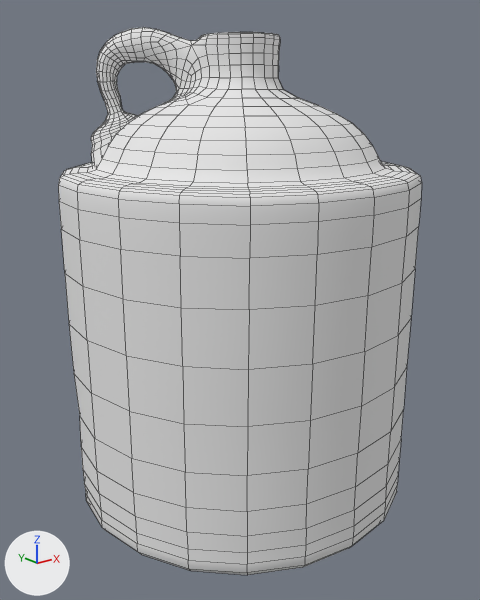
The OBJ model Assets/Misc/Whiskey Jug/whiskey_jug_optimized.obj, before and after one commit.
The view is the same before and after, from a 50 mm camera at (-2.32, -2.91, 1.35) aimed at (-0.02, -0.04, 0.2). Arrows for +X, +Y and +Z are at lower left; the lights stay in place. Mesh edges are drawn as thin lines. Where no turn or scale is listed for an object, it has been applied to the vertices.

In view in the first picture: 'Cylinder.002_Cylinder'.
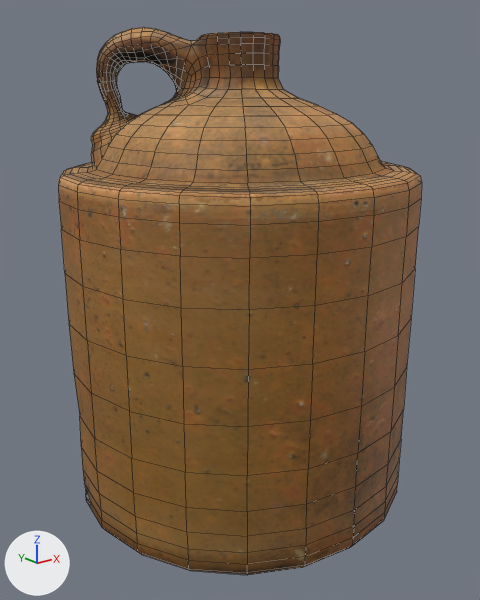
Where the change shows, as pixel boxes (x1, y1, x2, y2) in the pictures (480 x 600 px):
'Cylinder.002_Cylinder', recoloured (grey to brown): (58, 27, 422, 575) in both

Patch to the scene script:
```diff
--- a/Assets/Misc/Whiskey Jug/whiskey_jug_optimized.obj.py
+++ b/Assets/Misc/Whiskey Jug/whiskey_jug_optimized.obj.py
@@ img_jug_n_png @@
+img_jug_n_png = load_image('jug_N.png', 'jug_N.png', 1024, 1024, 'sRGB')
@@ img_jug_d_png @@
+img_jug_d_png = load_image('jug_D.png', 'jug_D.png', 1024, 1024, 'sRGB')
@@ mat_whiskey_jug @@
+mat_whiskey_jug = bpy.data.materials.new('Whiskey_jug')
+# uses the picture img_jug_d_png
+# uses the picture img_jug_n_png
@@ me_cylinder_002_cylinder @@
 me_cylinder_002_cylinder.from_pydata(...)  # 1497 vertices, 1488 faces; spans x -0.97..0.97, y -0.97..0.97, z -1.01..1.68
-me_cylinder_002_cylinder.materials.append(mat_material_001)  # white #e7e7e7
+me_cylinder_002_cylinder.materials.append(mat_whiskey_jug)
```
